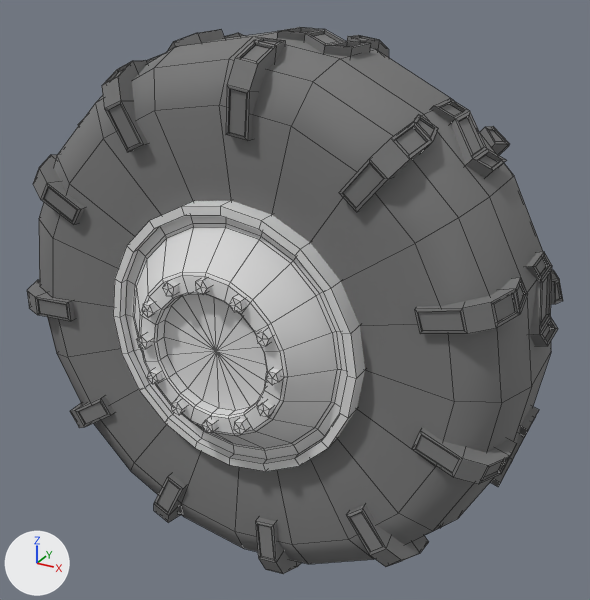
What one commit did to the OBJ model models/car/tire.obj.
The view is the same before and after, from a 50 mm lens placed at (1.463, -2.514, 1.307), pointed at (0.075, 0.01, 0.045). Arrows for +X, +Y and +Z are at lower left; the lights stay in place. Mesh edges are drawn as thin lines. Where no turn or scale is listed for an object, it has been applied to the vertices.

Objects in the first picture: 'tire'.
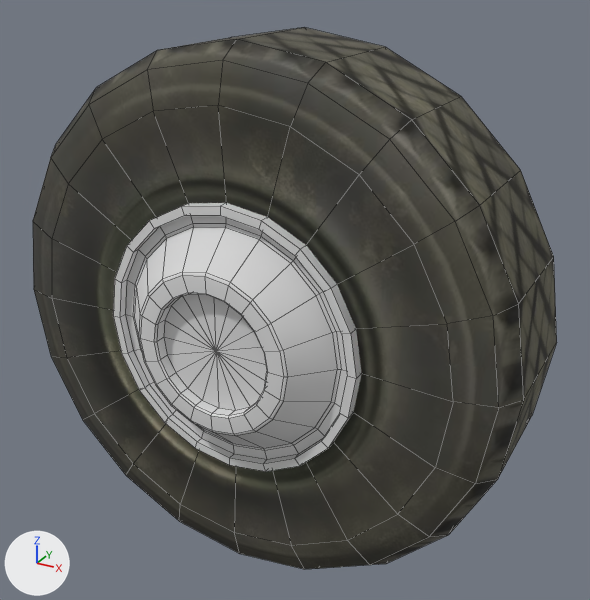
Edits to the scene script, one JSON object a line:
```json
{"op": "add", "block": "img_tire_jpg", "code": ["img_tire_jpg = load_image('tire.jpg', 'tire.jpg', 512, 512, 'sRGB')"]}
{"op": "remove", "block": "mat_phong2sg", "code": "mat_phong2sg.base_color = (0.19, 0.19, 0.19)  # grey #797979"}
{"op": "add", "block": "mat_phong2sg", "code": "mat_phong2sg.texture = img_tire_jpg"}
{"block": "me_tire", "where": "# used by ob_tire; location = (0.0, 0.0, 0.0)"}
{"op": "remove", "block": "me_tire", "code": "me_tire.from_pydata(...)  # 1878 vertices, 1798 faces; spans x -1.03..1.04, y -0.49..0.39, z -1.05..1.04"}
{"op": "add", "block": "me_tire", "code": "me_tire.from_pydata(...)  # 382 vertices, 380 faces; spans x -1.02..1.02, y -0.47..0.39, z -1.02..1.02"}
{"block": "me_tire", "change": "me_tire part 1: 44 loose pieces with 1454 vertices, spanning x -1.03..1.04, y -0.49..0.38, z -1.05..1.04, are deleted"}
{"block": "me_tire", "change": "me_tire part 2"}
{"block": "me_tire", "change": "46 vertices are removed from x -1.02..-0.74, y -0.38..0.14, z -0.32..0.32"}
{"block": "me_tire", "change": "52 faces are deleted"}
{"block": "me_tire", "change": "40 vertices in x -0.97..0.97, y 0.29, z -0.97..0.97 move by (0.0, 0.01, 0.0)"}
{"block": "me_tire", "change": "39 vertices in x -0.92..0.97, y -0.29, z -0.97..0.97 move by (0.0, -0.03, 0.0)"}
{"block": "me_tire", "change": "20 vertices in x -0.83..0.83, y 0.35, z -0.83..0.83 move by (0.0, -0.02, 0.0)"}
{"block": "me_tire", "change": "19 vertices in x -0.97..1.02, y 0.14, z -1.02..1.02 move by (0.0, 0.08, 0.0)"}
{"block": "me_tire", "change": "17 vertices in x -0.83..1.02, y -0.14, z -1.02..1.02 move by (0.0, -0.1, 0.0)"}
{"block": "me_tire", "change": "4 vertices are added at (-0.97, -0.24, 0.32), (-0.97, -0.32, 0.0), (-0.97, -0.24, -0.32), (-1.02, 0.22, 0.0)"}
{"block": "me_tire", "change": "12 new faces join them, mat_phong2sg (picture img_tire_jpg)"}
{"block": "me_tire", "change": "me_tire part 3: 128 kept faces spanning x -0.97..1.02, y -0.35..0.33, z -1.02..1.02 get new texture (UV) coordinates"}
```

Boxes [x1, y1, x2, y2] around the edits, measured in the pictures (590 x 600 px):
```json
{"object": "tire", "change": "surface changed, reshaped", "before": [27, 27, 563, 574], "after": [33, 27, 557, 569]}
{"part": 1, "of": "me_tire", "change": "deleted", "before": [33, 27, 563, 574]}
{"part": 2, "of": "me_tire", "change": "cut back", "before": [27, 220, 75, 357], "after": [33, 222, 67, 358]}
{"part": 3, "of": "me_tire", "change": "surface changed", "before": [39, 31, 551, 564], "after": [33, 27, 557, 569]}
```
